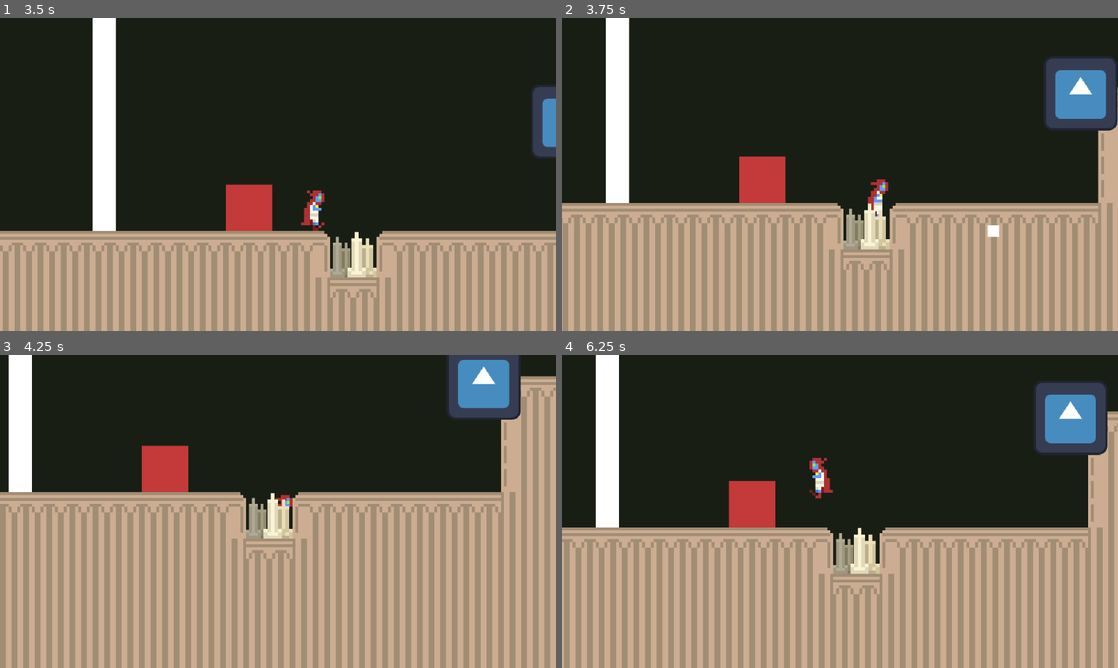
Above: before the commit, frames 1-4 (two rows, left to right).
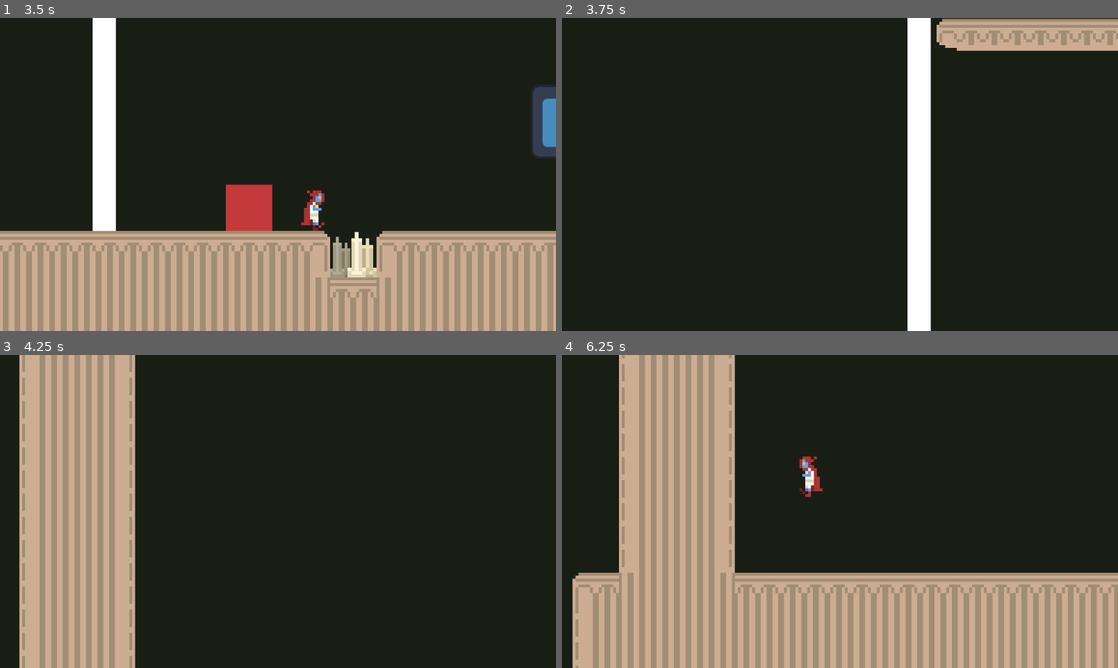
Above: after the commit, the same moments.

Repository: ivfreire/gameoff_2024
Game: Godot game, scene res://lookdev_delet_later.tscn
Two runs of this game, one before a commit and one after it. Both use one fixed random seed, a clock stepped at 60 frames per second and the inputs below. The engine's default icon, where the game draws it, is replaced by a stand-in: a white triangle on a blue panel in a dark square.
Inputs (mouse positions are in pixels of both pictures, inside the frame that each line leads up to):
- Up to frame 1 (3.5 s): move the mouse to (400, 158) at 0.52 s; hold D (move_right) 0.53-2.03 s; click (400, 158) at 0.6 s; tap Space (jump) at 0.77, 1.52, 3.02 s; move the mouse to (166, 190) at 1.27 s; tap E (hide) at 1.35, 2.85 s; move the mouse to (333, 105) at 2.02 s; hold A (move_left) 2.03-2.78 s; click (333, 105) at 2.1 s; move the mouse to (250, 237) at 2.77 s; hold D (move_right) from 2.78 s (still down)
- Up to frame 2 (3.75 s): keep holding D (move_right); move the mouse to (1006, 221) at 3.52 s; click (1006, 221) at 3.6 s
- Up to frame 3 (4.25 s): keep holding D (move_right); tap Space (jump) at 3.77 s
- Up to frame 4 (6.25 s): move the mouse to (673, 464) at 4.27 s; release D (move_right) at 4.28 s; hold A (move_left) 4.28-5.03 s; tap E (hide) at 4.35, 5.85 s; tap Space (jump) at 4.52, 6.02 s; move the mouse to (867, 511) at 5.02 s; hold D (move_right) 5.03-5.78 s; click (867, 511) at 5.1 s; move the mouse to (756, 433) at 5.77 s; hold A (move_left) from 5.78 s (still down)

Frame 1 is identical in both runs. In frame 2, 54% of the frame differs, in the area x 0-100%, y 0-100%; in frame 3, 69%; in frame 4, 59%.

Commit message:
:zap: respawning

Diff:
--- a/Scripts/Object_scripts/thorn.gd
+++ b/Scripts/Object_scripts/thorn.gd
@@ -4,3 +4,4 @@
 func _on_body_entered(body: Node2D) -> void:
 	if body.is_in_group('player'):
 		print('matou')
+		body.call('respawn')
--- a/Scripts/Player.gd
+++ b/Scripts/Player.gd
@@ -17,6 +17,11 @@
 # temporary var
 var has_key = false
 
+@export var respawn_location : Vector2
+
+func _init() -> void:
+	self.respawn_location = self.global_position
+	print('Respawn location set to: ', self.respawn_location)
 
 func _physics_process(delta: float) -> void:
 
@@ -88,6 +93,10 @@
 		else:
 			animated_sprite_2d.play("idle_hike")
 
-
 func _on_hike_timer_timeout() -> void:
 	hike = false
+
+func respawn() -> void:
+	print('respawn')
+
+	self.global_position = self.respawn_location
